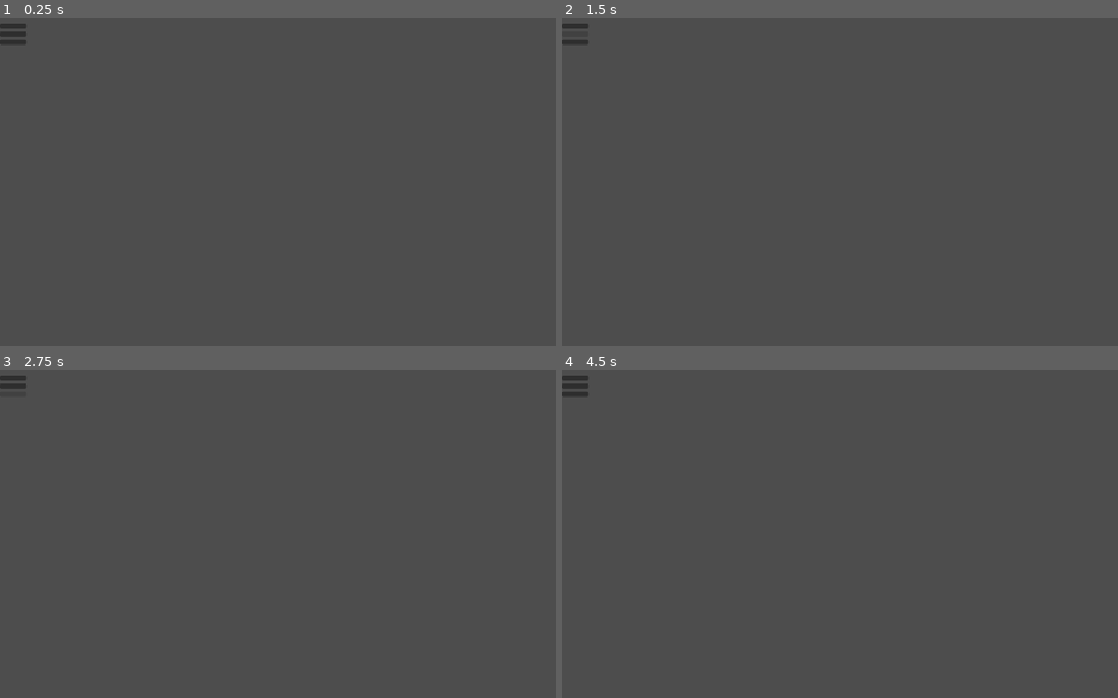
Above: before the commit, frames 1-4 (two rows, left to right).
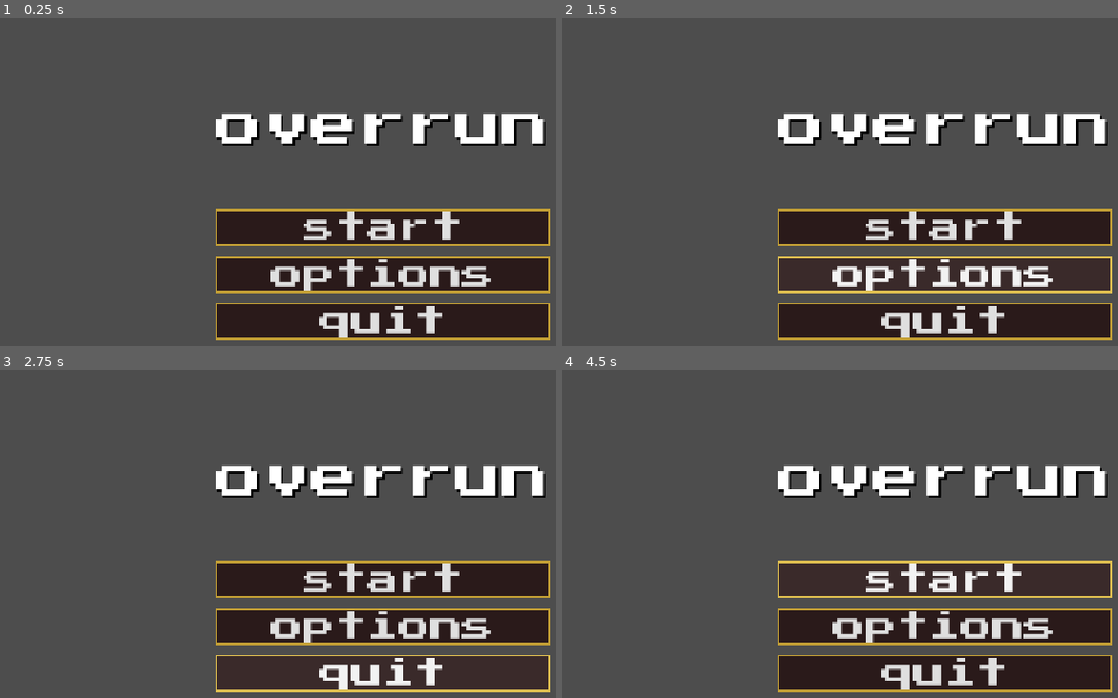
Above: after the commit, the same moments.

Repository: Youssef87580/overrun
Game: Godot game, scene res://scenes/control.tscn
Same seed, same stepped clock (60 frames per second), same inputs: the game is played once before the commit and once after it. This scene is started directly instead of the project's main scene.
Inputs (mouse positions are in pixels of both pictures, inside the frame that each line leads up to; where the layout moved, square brackets give the same spot in the first picture):
- Up to frame 1 (0.25 s): no input
- Up to frame 2 (1.5 s): click (945, 227) [573, 24] at 0.5 s; click (945, 273) [573, 34] at 1.25 s
- Up to frame 3 (2.75 s): click (383, 675) [11, 392] at 2 s
- Up to frame 4 (4.5 s): click (945, 579) [573, 376] at 2.75 s; tap Enter at 3.5 s; move the mouse to (1112, 550) at 3.52 s; hold D (move_right) from 3.53 s (still down); tap Alt at 3.6 s; click (1112, 550) at 3.67 s; tap W (jump) at 3.77 s; tap Space at 4.25 s; move the mouse to (789, 593) at 4.27 s; tap Shift at 4.35 s

The runs differ from the first frame. In frame 1, 24% of the frame differs, in the area x 0-99%, y 1-99%; in frame 2, 24%; in frame 3, 24%; in frame 4, 24%.

Commit message:
finished styling the main menu's buttons
finished styling the main menu's buttons  and title i still need to get art and to make music for the game and link every button

Diff:
--- a/overrun/scenes/control.tscn
+++ b/overrun/scenes/control.tscn
@@ -1,12 +1,50 @@
 [gd_scene format=3 uid="uid://crudc3oqeq10l"]
 
 [ext_resource type="Script" uid="uid://dlqyf4fwq2x2p" path="res://scripts/title screen.gd" id="1_5p55f"]
+[ext_resource type="FontFile" uid="uid://djwlv3y6q6dkn" path="res://fonts/PressStart2P-Regular.ttf" id="2_r67kn"]
+
+[sub_resource type="StyleBoxFlat" id="StyleBoxFlat_brbbq"]
+content_margin_left = 4.0
+content_margin_top = 4.0
+content_margin_right = 4.0
+content_margin_bottom = 4.0
+bg_color = Color(0.16470589, 0.101960786, 0.101960786, 1)
+border_width_left = 3
+border_width_top = 3
+border_width_right = 3
+border_width_bottom = 3
+border_color = Color(0.76862746, 0.627451, 0.20784314, 1)
+corner_detail = 5
+
+[sub_resource type="StyleBoxFlat" id="StyleBoxFlat_8n18e"]
+content_margin_left = 4.0
+content_margin_top = 4.0
+content_margin_right = 4.0
+content_margin_bottom = 4.0
+bg_color = Color(0.101960786, 0.05882353, 0.05882353, 1)
+border_width_left = 3
+border_width_top = 3
+border_width_right = 3
+border_width_bottom = 3
+border_color = Color(0.627451, 0.5019608, 0.1254902, 1)
+corner_detail = 5
+
+[sub_resource type="StyleBoxFlat" id="StyleBoxFlat_r67kn"]
+bg_color = Color(0.22745098, 0.16470589, 0.16470589, 1)
+border_width_left = 3
+border_width_top = 3
+border_width_right = 3
+border_width_bottom = 3
+border_color = Color(0.8784314, 0.7529412, 0.3137255, 1)
+corner_detail = 5
 
 [node name="Control" type="Control" unique_id=1747957665]
 layout_mode = 3
-anchors_preset = 0
-offset_right = 40.0
-offset_bottom = 40.0
+anchors_preset = 15
+anchor_right = 1.0
+anchor_bottom = 1.0
+grow_horizontal = 2
+grow_vertical = 2
 script = ExtResource("1_5p55f")
 
 [node name="TextureRect" type="TextureRect" parent="." unique_id=1436247061]
@@ -14,19 +52,57 @@
 offset_right = 40.0
 offset_bottom = 40.0
 
-[node name="VBoxContainer" type="VBoxContainer" parent="." unique_id=1322296462]
-layout_mode = 0
-offset_right = 40.0
-offset_bottom = 40.0
+[node name="CenterContainer" type="CenterContainer" parent="." unique_id=255470700]
+layout_mode = 1
+offset_right = 1155.0
+offset_bottom = 650.0
 
-[node name="Label" type="Label" parent="VBoxContainer" unique_id=1002036226]
+[node name="VBoxContainer" type="VBoxContainer" parent="CenterContainer" unique_id=1322296462]
 layout_mode = 2
+theme_override_constants/separation = 15
 
-[node name="Button" type="Button" parent="VBoxContainer" unique_id=1755626884]
+[node name="Label" type="Label" parent="CenterContainer/VBoxContainer" unique_id=1002036226]
 layout_mode = 2
+theme_override_colors/font_shadow_color = Color(0, 0, 0, 1)
+theme_override_constants/shadow_offset_x = 3
+theme_override_constants/shadow_offset_y = 3
+theme_override_fonts/font = ExtResource("2_r67kn")
+theme_override_font_sizes/font_size = 72
+text = "overrun"
 
-[node name="Button2" type="Button" parent="VBoxContainer" unique_id=29903024]
+[node name="MarginContainer" type="MarginContainer" parent="CenterContainer/VBoxContainer" unique_id=1204743238]
 layout_mode = 2
+theme_override_constants/margin_top = 60
 
-[node name="Button3" type="Button" parent="VBoxContainer" unique_id=2091234082]
+[node name="Button" type="Button" parent="CenterContainer/VBoxContainer" unique_id=1755626884]
+custom_minimum_size = Vector2(150, 50)
 layout_mode = 2
+theme_override_constants/h_separation = 40
+theme_override_fonts/font = ExtResource("2_r67kn")
+theme_override_font_sizes/font_size = 48
+theme_override_styles/normal = SubResource("StyleBoxFlat_brbbq")
+theme_override_styles/pressed = SubResource("StyleBoxFlat_8n18e")
+theme_override_styles/hover = SubResource("StyleBoxFlat_r67kn")
+text = "start"
+
+[node name="Button2" type="Button" parent="CenterContainer/VBoxContainer" unique_id=29903024]
+custom_minimum_size = Vector2(150, 50)
+layout_mode = 2
+theme_override_constants/h_separation = 40
+theme_override_fonts/font = ExtResource("2_r67kn")
+theme_override_font_sizes/font_size = 48
+theme_override_styles/normal = SubResource("StyleBoxFlat_brbbq")
+theme_override_styles/pressed = SubResource("StyleBoxFlat_8n18e")
+theme_override_styles/hover = SubResource("StyleBoxFlat_r67kn")
+text = "options"
+
+[node name="Button3" type="Button" parent="CenterContainer/VBoxContainer" unique_id=2091234082]
+custom_minimum_size = Vector2(150, 50)
+layout_mode = 2
+theme_override_constants/h_separation = 40
+theme_override_fonts/font = ExtResource("2_r67kn")
+theme_override_font_sizes/font_size = 48
+theme_override_styles/normal = SubResource("StyleBoxFlat_brbbq")
+theme_override_styles/pressed = SubResource("StyleBoxFlat_8n18e")
+theme_override_styles/hover = SubResource("StyleBoxFlat_r67kn")
+text = "quit"
Binary file added: overrun/fonts/PressStart2P-Regular.ttf
Not shown, added: overrun/fonts/PressStart2P-Regular.ttf.import
